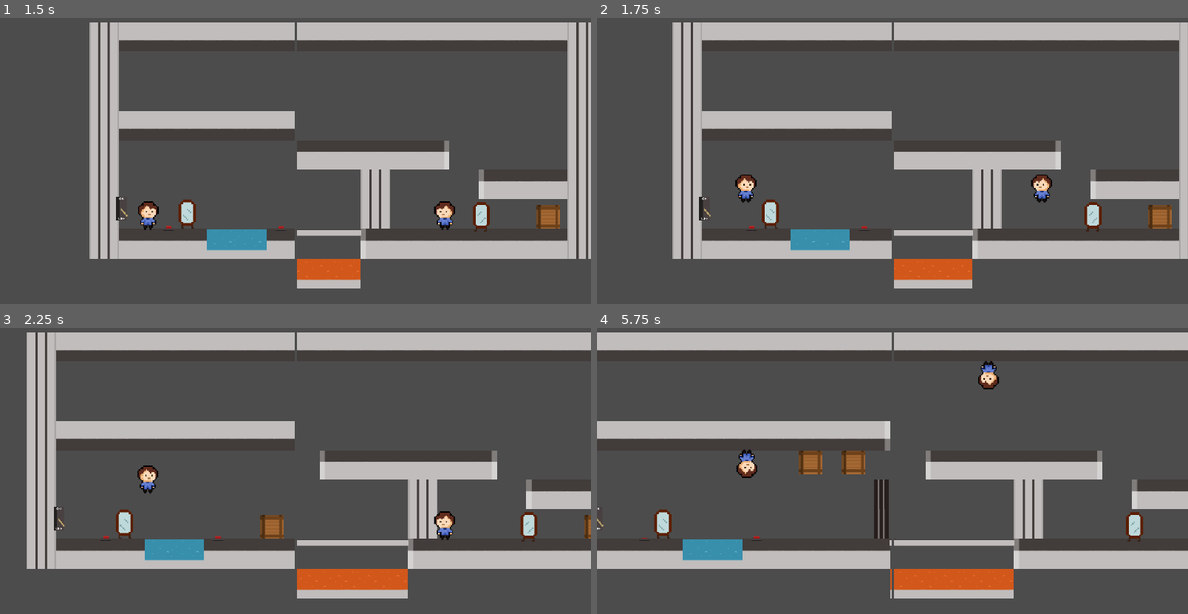
Above: before the commit, frames 1-4 (two rows, left to right).
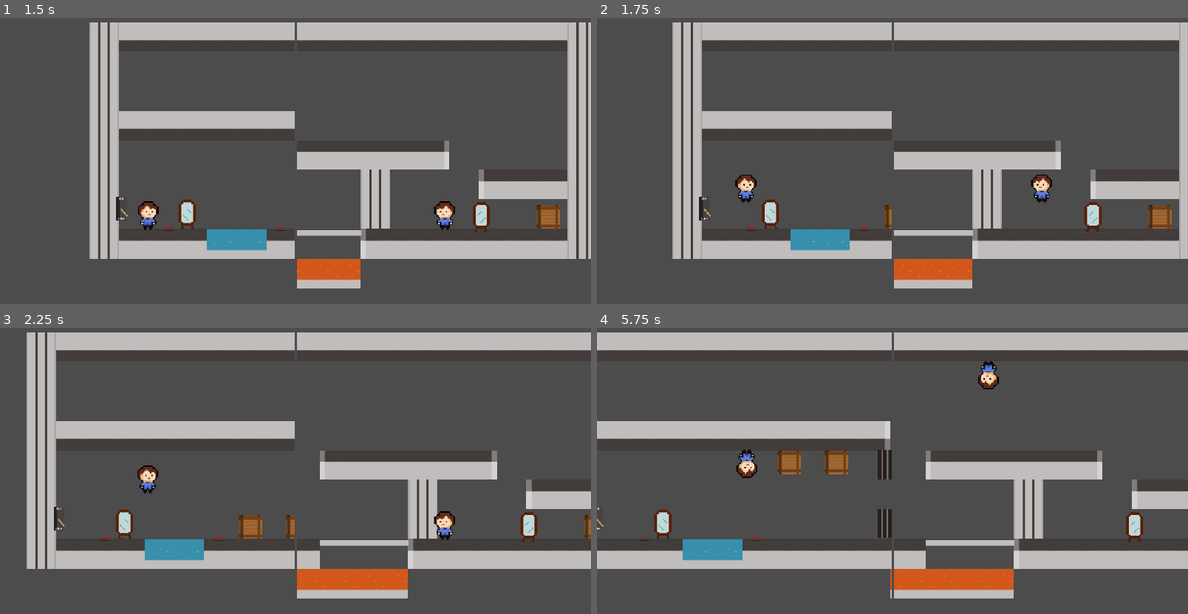
Above: after the commit, the same moments.

Repository: papukweh/Sohlepse
Game: Godot game, scene res://Menus/MenuPrincipal.tscn
The game is run twice, just before and just after one commit, with the same random seed, the same clock (stepped at 60 frames per second) and the same inputs.
Inputs:
- Up to frame 1 (1.5 s): click "JOGAR" at 0.5 s; tap Enter at 1.25 s; hold Right (move_right) from 1.28 s (still down); hold E (interact) from 1.28 s (still down)
- Up to frame 2 (1.75 s): keep holding Right (move_right); keep holding E (interact); tap Up (jump) at 1.52 s; tap F (play) at 1.55 s
- Up to frame 3 (2.25 s): release Right (move_right) at 2.03 s; release E (interact) at 2.03 s; hold Down (move_down) from 2.03 s (still down); tap F (play) at 2.1 s
- Up to frame 4 (5.75 s): tap Up (jump) at 2.27, 3.77, 4.52, 5.27 s; tap E (interact) at 2.3, 3.8, 5.3 s; release Down (move_down) at 2.78 s; hold Right (move_right) 2.78-4.28 s; tap H (change-h) at 2.85 s; tap F (play) at 3.05, 4.55, 5.1 s; tap V (change-v) at 3.6 s; hold E (interact) 4.28-5.03 s; hold Left (move_left) from 4.28 s (still down)

Frame 1 is identical in both runs. In frame 2, 0.1% of the frame differs, in the area x 48-50%, y 65-74%; in frame 3, 1.1%; in frame 4, 2.4%, in the area x 30-56%, y 42-85%.

Commit message:
Fixes #25

Diff:
--- a/Sohlepse/Manager/StageManager.tscn
+++ b/Sohlepse/Manager/StageManager.tscn
@@ -4,7 +4,7 @@
 [ext_resource path="res://Manager/Dual_screen.tscn" type="PackedScene" id=2]
 [ext_resource path="res://Menus/PauseMenu.tscn" type="PackedScene" id=3]
 
-[node name="StageManager" type="Node2D" index="0"]
+[node name="StageManager" type="Node2D"]
 
 script = ExtResource( 1 )
 _sections_unfolded = [ "Transform" ]
--- a/Sohlepse/Objects/Wall.tscn
+++ b/Sohlepse/Objects/Wall.tscn
@@ -2,18 +2,16 @@
 
 [ext_resource path="res://Objects/Wall.gd" type="Script" id=1]
 [ext_resource path="res://Assets/actionable_wall.png" type="Texture" id=2]
-
-
 
 [sub_resource type="RectangleShape2D" id=1]
 
 custom_solver_bias = 0.0
 extents = Vector2( 10, 10 )
 
-[node name="Wall" type="StaticBody2D"]
+[node name="Wall" type="StaticBody2D" index="0"]
 
 input_pickable = false
-collision_layer = 1
+collision_layer = 0
 collision_mask = 1
 constant_linear_velocity = Vector2( 0, 0 )
 constant_angular_velocity = 0.0
--- a/Sohlepse/Stages/stage1.tscn
+++ b/Sohlepse/Stages/stage1.tscn
@@ -15,7 +15,7 @@
 [ext_resource path="res://Hazards/Limit.tscn" type="PackedScene" id=13]
 [ext_resource path="res://Objects/EndgoalMirror.tscn" type="PackedScene" id=14]
 
-[node name="stage1" instance=ExtResource( 1 )]
+[node name="stage1" index="0" instance=ExtResource( 1 )]
 
 PLAYERS = 2
 MIRRORS = 2
@@ -40,7 +40,7 @@
 collision_mask = 1
 occluder_light_mask = 1
 format = 1
-tile_data = PoolIntArray( -327679, 1073741825, 0, -327678, 1 …(1248 unchanged characters)…  0, 0, 131082, 0, 0, 131083, 0, 0, 131089, 536870914, 0, 131090, 536870912, 0, 1 …(161 unchanged characters)…
+tile_data = PoolIntArray( -327679, 1073741825, 0, -327678, 1 …(1248 unchanged characters)…  0, 0, 131082, 0, 0, 131083, 0, 0, 131084, 0, 0, 131085, 0, 0, 131089, 536870914, 0, 131090, 536870912, 0, 1 …(161 unchanged characters)…
 _sections_unfolded = [ "Cell", "Transform" ]
 
 [node name="Real" type="ReferenceRect" parent="." index="1"]
@@ -94,19 +94,17 @@
 
 [node name="Objects" type="Node" parent="." index="4"]
 
-editor/display_folded = true
-
 [node name="Box" parent="Objects" index="0" instance=ExtResource( 4 )]
 
 position = Vector2( 1441, 425 )
 
 [node name="Box2" parent="Objects" index="1" instance=ExtResource( 4 )]
 
-position = Vector2( 543, 396 )
+position = Vector2( 598.116, 347.565 )
 
 [node name="Box3" parent="Objects" index="2" instance=ExtResource( 4 )]
 
-position = Vector2( 636.542, 395.337 )
+position = Vector2( 496.246, 361.933 )
 
 [node name="Button1" parent="Objects" index="3" instance=ExtResource( 5 )]
 
@@ -126,64 +124,56 @@
 
 [node name="Wall1" parent="Objects" index="6" instance=ExtResource( 8 )]
 
-position = Vector2( 692.88, 286.479 )
+position = Vector2( 700.841, 351.323 )
 
 [node name="Wall2" parent="Objects" index="7" instance=ExtResource( 8 )]
 
-position = Vector2( 693, 350.56 )
+position = Vector2( 700.67, 413.527 )
 
 [node name="Wall3" parent="Objects" index="8" instance=ExtResource( 8 )]
 
-position = Vector2( 693.443, 414.56 )
+position = Vector2( 701.124, 285.966 )
 
 [node name="Hazards" type="Node" parent="." index="5"]
 
-[node name="FallingFloor" parent="Hazards" index="0" instance=ExtResource( 9 )]
-
-position = Vector2( 744.339, 454.842 )
-
-[node name="FallingFloor2" parent="Hazards" index="1" instance=ExtResource( 9 )]
-
-position = Vector2( 810, 455 )
-
-[node name="FallingFloor3" parent="Hazards" index="2" instance=ExtResource( 9 )]
+[node name="FallingFloor3" parent="Hazards" index="0" instance=ExtResource( 9 )]
 
 position = Vector2( 874, 455 )
 
-[node name="FallingFloor4" parent="Hazards" index="3" instance=ExtResource( 9 )]
+[node name="FallingFloor4" parent="Hazards" index="1" instance=ExtResource( 9 )]
 
 position = Vector2( 936, 455 )
 
-[node name="FallingFloor5" parent="Hazards" index="4" instance=ExtResource( 9 )]
+[node name="FallingFloor5" parent="Hazards" index="2" instance=ExtResource( 9 )]
 
 position = Vector2( 1000, 455 )
 
-[node name="FireArea" parent="Hazards" index="5" instance=ExtResource( 10 )]
+[node name="FireArea" parent="Hazards" index="3" instance=ExtResource( 10 )]
 
 position = Vector2( 744, 543 )
 
-[node name="FireArea3" parent="Hazards" index="6" instance=ExtResource( 10 )]
+[node name="FireArea3" parent="Hazards" index="4" instance=ExtResource( 10 )]
 
 position = Vector2( 872, 543 )
 
-[node name="FireArea4" parent="Hazards" index="7" instance=ExtResource( 10 )]
+[node name="FireArea4" parent="Hazards" index="5" instance=ExtResource( 10 )]
 
 position = Vector2( 936, 543 )
 
-[node name="FireArea5" parent="Hazards" index="8" instance=ExtResource( 10 )]
+[node name="FireArea5" parent="Hazards" index="6" instance=ExtResource( 10 )]
 
 position = Vector2( 1000, 543 )
 
-[node name="FireArea2" parent="Hazards" index="9" instance=ExtResource( 10 )]
+[node name="FireArea2" parent="Hazards" index="7" instance=ExtResource( 10 )]
 
 position = Vector2( 808, 543 )
 
-[node name="WaterArea" parent="Hazards" index="10" instance=ExtResource( 11 )]
+[node name="WaterArea" parent="Hazards" index="8" instance=ExtResource( 11 )]
 
 position = Vector2( 296, 479.16 )
 _sections_unfolded = [ "Transform" ]
 
-[node name="WaterArea2" parent="Hazards" index="11" instance=ExtResource( 11 )]
+[node name="WaterArea2" parent="Hazards" index="9" instance=ExtResource( 11 )]
 
 position = Vector2( 360, 479.16 )
 _sections_unfolded = [ "Transform" ]
